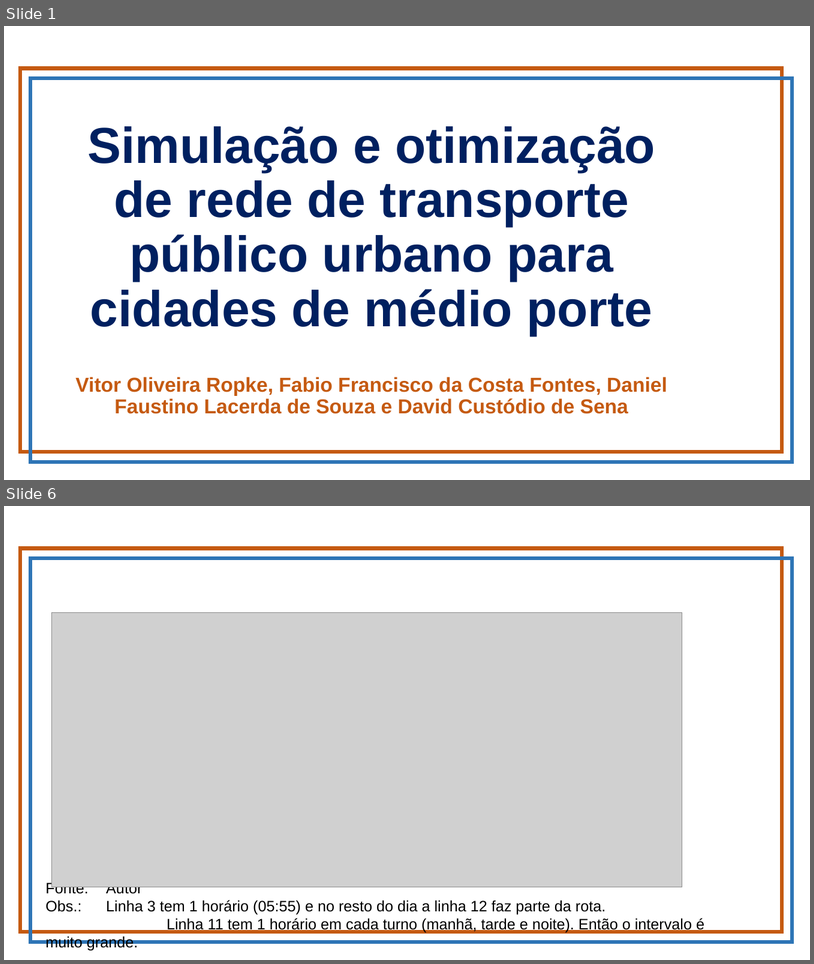
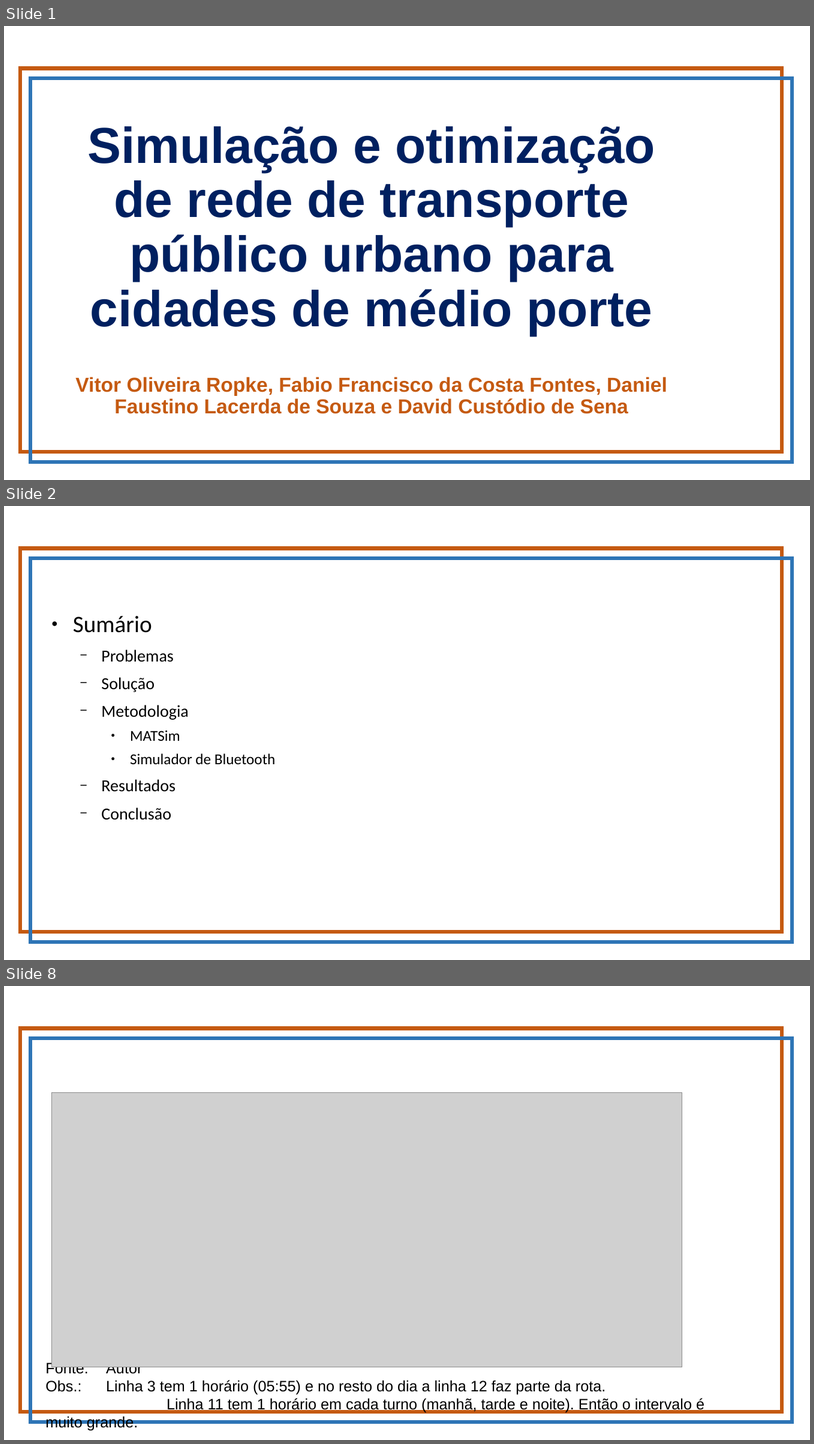
Before and after one commit to vitorropke/mobilidade-urbana, a slide deck: SEMIC-2021/apresentacao.odp. Shown one above the other, each under a label of ours: slides 1 and 6 before the commit, slides 1, 2 and 8 after it; the slides between them are not shown. The pictures are 814x964 and 814x1444 pixels, drawn with LibreOffice and Linux fonts; fonts in the diff are those of the drawing; grey boxes stand for pictures; background and template pictures are left out. Boxes give left, top, right and bottom in pixels: in the first picture for what was removed or moved away, otherwise in the second. Text is boxed around its words. In the diff, an @@ line names an element or a change of style, - is before the commit and + after.

```diff
--- a/SEMIC-2021/apresentacao.odp
+++ b/SEMIC-2021/apresentacao.odp
@@ slide 2 added at [4, 506, 810, 960], background #FFFFFF; not listed: 2 template elements that a slide beside it also shows @@
@@ text added at [73, 616, 275, 820], 20 pt, text #000000 @@
+● Sumário
+  − Problemas
+  − Solução
+  − Metodologia
+    ● MATSim
+    ● Simulador de Bluetooth
+  − Resultados
+  − Conclusão
@@ what was slide 6 is now slide 8 @@
```
Also in this commit, not shown: 3 slides changed, 6 other slides added, 1 slide removed, 2 other files.
